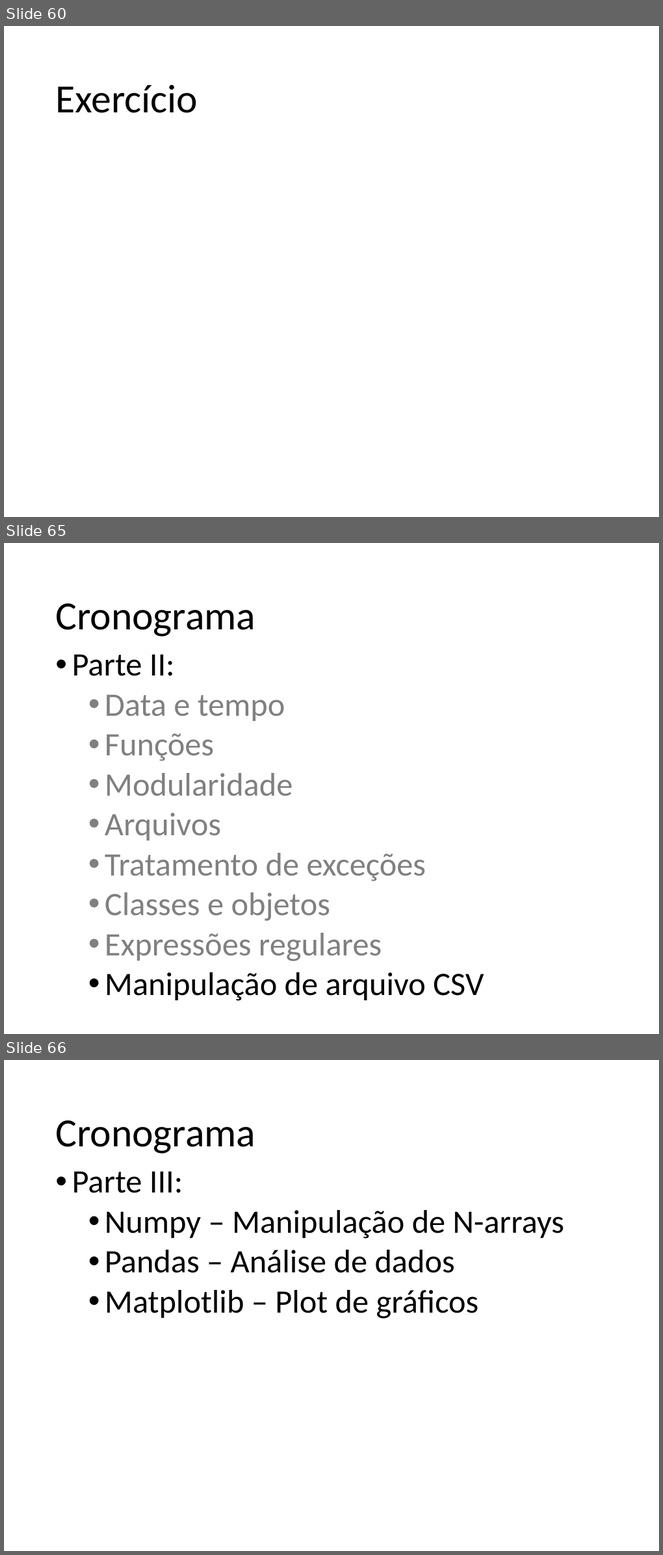
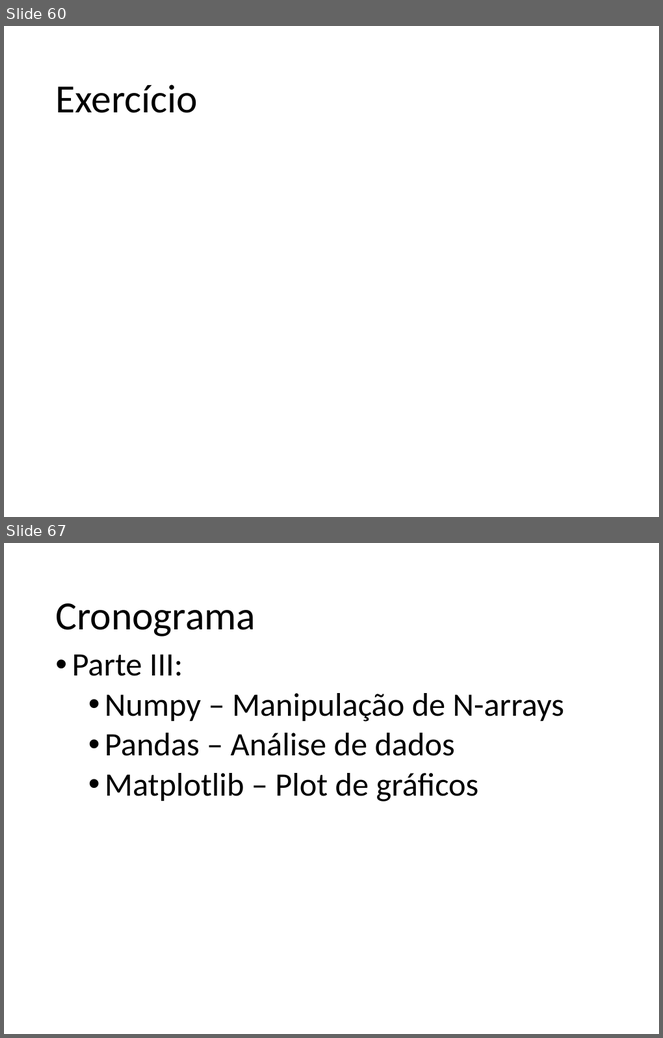
Before and after one commit to fernandoFernandeSantos/minicurso_python_2019, a slide deck: aula.pptx. Shown one above the other, each under a label of ours: slides 60, 65 and 66 before the commit, slides 60 and 67 after it; the slides between them are not shown. The pictures are 663x1555 and 663x1038 pixels, drawn with LibreOffice and Linux fonts; fonts in the diff are those of the drawing. Boxes give left, top, right and bottom in pixels: in the first picture for what was removed or moved away, otherwise in the second. Text is boxed around its words. In the diff, an @@ line names an element or a change of style, - is before the commit and + after.

Commit message:
dados arquivo csv

```diff
--- a/aula.pptx
+++ b/aula.pptx
@@ slide 65 removed at (x1=4, y1=543, x2=659, y2=1034), background #FFFFFF @@
@@ title removed at (x1=55, y1=603, x2=256, y2=637) @@
-Cronograma
@@ text removed at (x1=72, y1=654, x2=484, y2=1001) @@
-• Parte II:
-  • Data e tempo
-  • Funções
-  • Modularidade
-  • Arquivos
-  • Tratamento de exceções
-  • Classes e objetos
-  • Expressões regulares
-  • Manipulação de arquivo CSV
@@ what was slide 66 is now slide 67 @@
```
Also in this commit, not shown: 6 slides changed, 4 slides added, 2 other slides removed, 2 other files.
